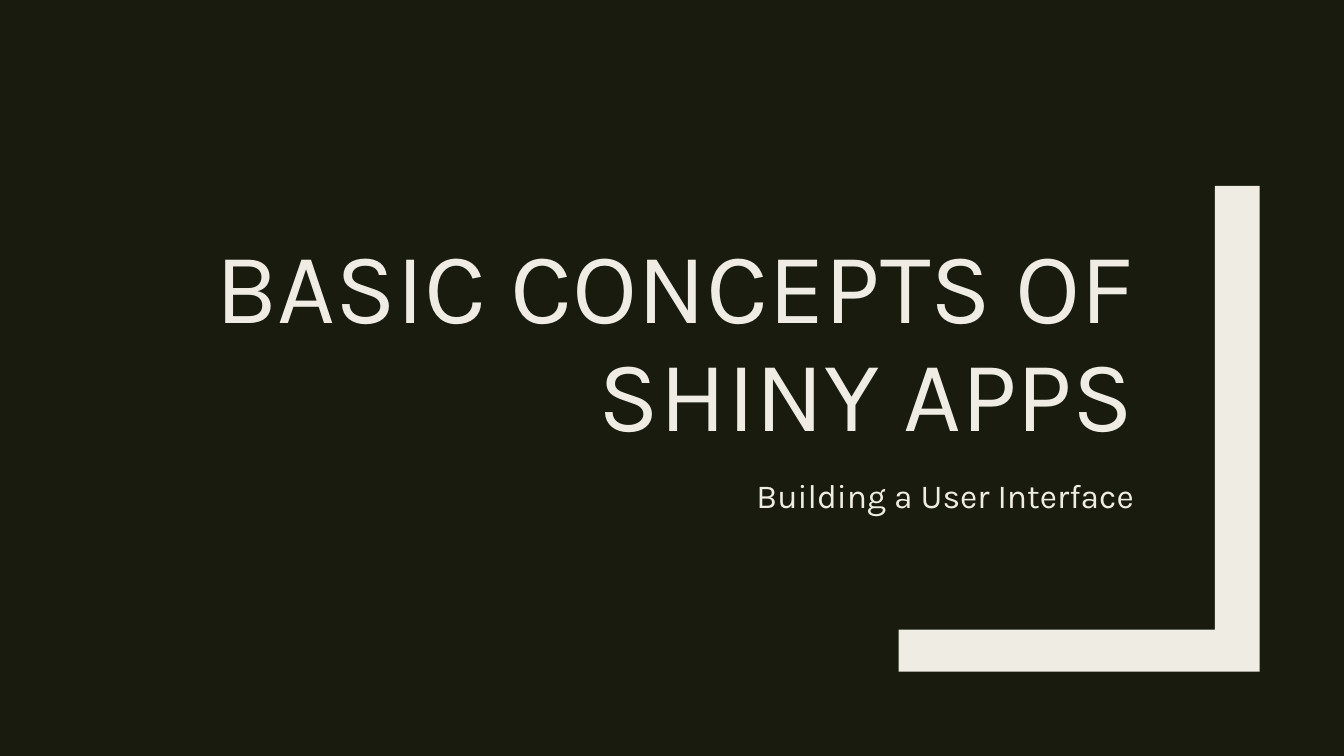
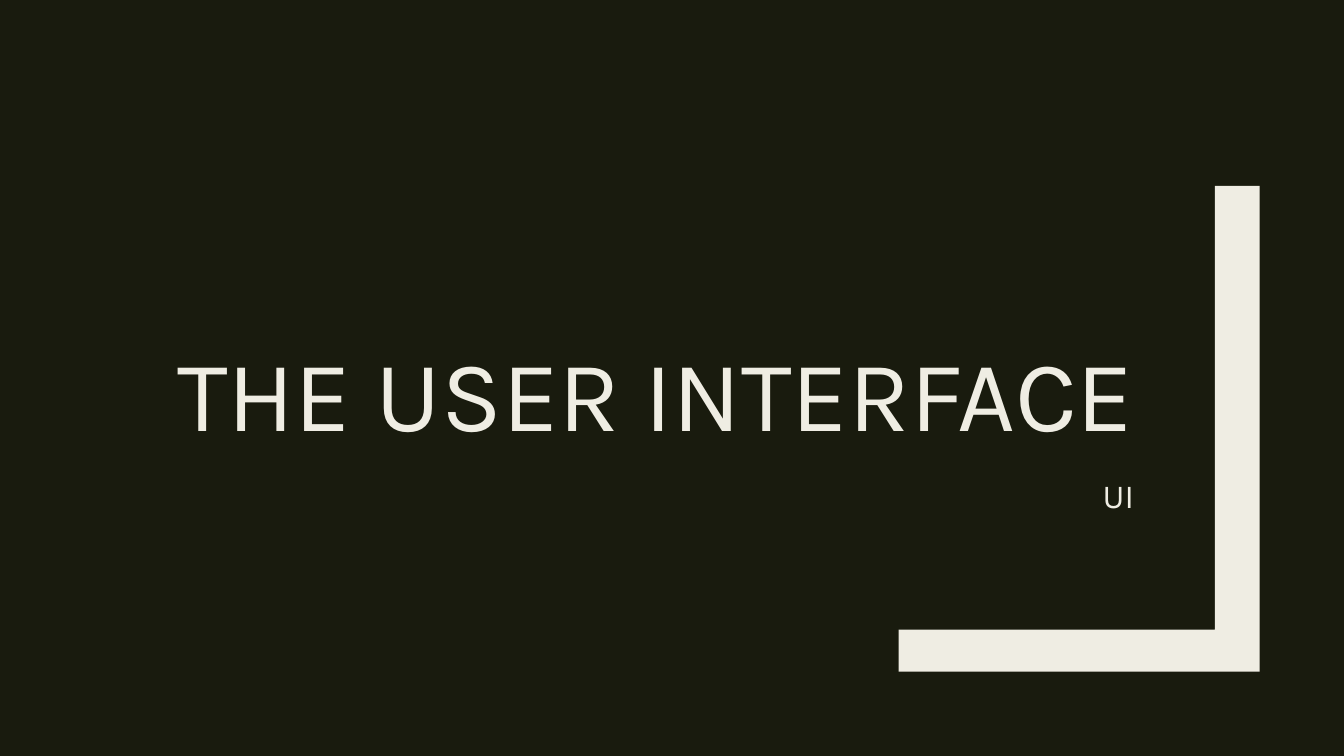
Before and after one commit to RforOperations2018/Class_1, a slide deck: slide 5 of Class 2.pptx. Drawn at 1344x756 pixels with LibreOffice and Linux fonts; fonts in the diff are those of the drawing. Boxes give left, top, right and bottom in pixels: in the first picture for what was removed or moved away, otherwise in the second. Text is boxed around its words. In the diff, an @@ line names an element or a change of style, - is before the commit and + after.

```diff
--- a/Class 2.pptx
+++ b/Class 2.pptx
@@ title at (177, 366, 1133, 433): text changed @@
-BASIC CONCEPTS OF SHINY APPS
+THE USER INTERFACE
@@ text at (1103, 487, 1134, 509): text changed @@
-Building a User Interface
+UI
```
Also in this commit, not shown: 2 other slides changed, 8 slides added, 6 slides removed, 1 other file.
